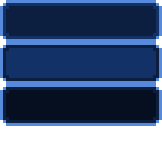
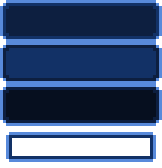
Layered file, before and after one edit (162px x 168px). Changes by layer:
added layer "Holo.Accent" in group "Holo" over [6, 132, 156, 162]
